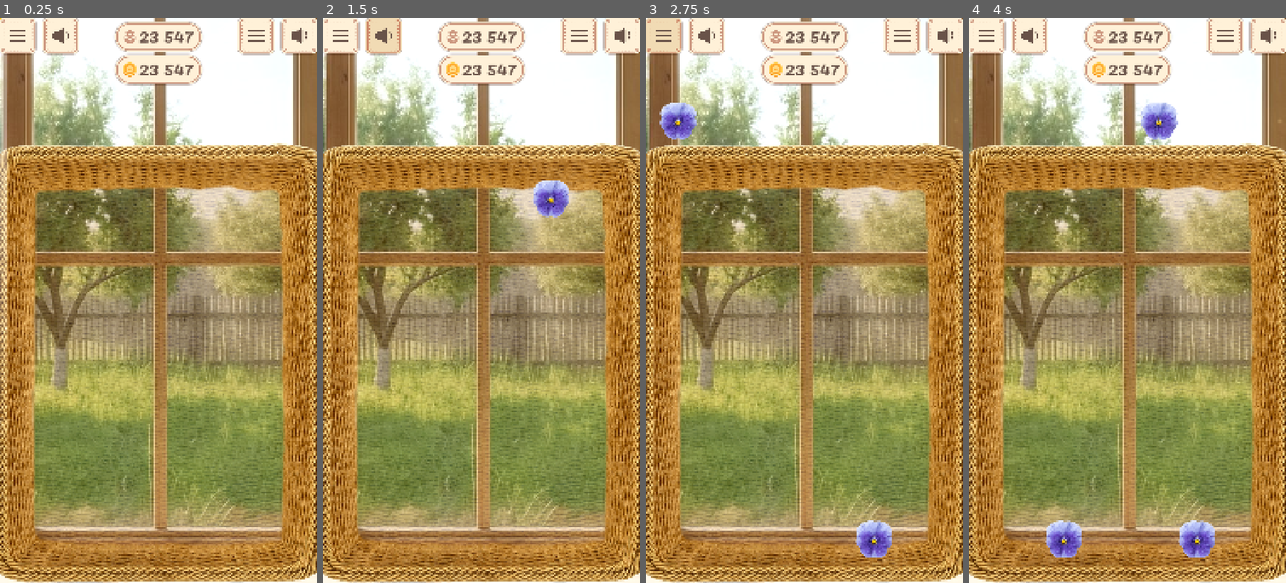
Above: before the commit, frames 1-4 (left to right).
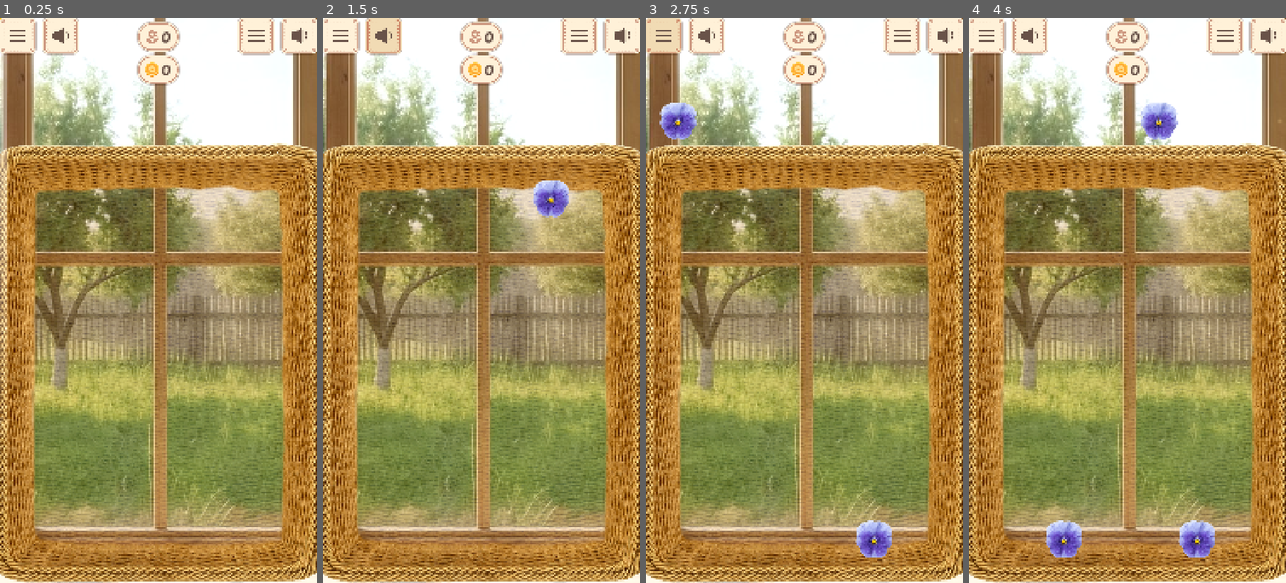
Above: after the commit, the same moments.

Repository: justkuzan/SuikaGame
Game: Godot game, scene res://Core/Level/Level.tscn
Two runs of this game, one before a commit and one after it. Both use one fixed random seed, a clock stepped at 60 frames per second and the inputs below.
Inputs (mouse positions are in pixels of both pictures, inside the frame that each line leads up to):
- Up to frame 1 (0.25 s): no input
- Up to frame 2 (1.5 s): tap Enter at 0.5 s; move the mouse to (551, 272) at 0.52 s; press the mouse at (551, 272) at 0.53 s; release the mouse at (551, 272) at 1.25 s; click (383, 34) at 1.27 s
- Up to frame 3 (2.75 s): click (665, 34) at 2.02 s
- Up to frame 4 (4 s): tap Space at 2.75 s; move the mouse to (1064, 328) at 2.77 s; click (1064, 328) at 2.85 s; move the mouse to (1159, 176) at 3.52 s; press the mouse at (1159, 176) at 3.53 s

The runs differ from the first frame. In frame 1, 2.1% of the frame differs, in the area x 36-64%, y 0-12%; in frame 2, 2.1%; in frame 3, 2.1%; in frame 4, 2.1%.

Commit message:
Added tweens for counters

Diff:
--- a/Core/ScoreManager/ScoreManager.gd
+++ b/Core/ScoreManager/ScoreManager.gd
@@ -4,8 +4,6 @@
 @export var flower_resources: Array[FlowerData] = []
 
 var combo_multiplier: int = 1
-
-#var score_tween: Tween
 
 
 func _ready() -> void:
@@ -29,16 +27,3 @@
 
 func on_combo_updated(_pos: Vector2, _combo_count: int, new_combo_multiplier: int) -> void:
 	combo_multiplier = new_combo_multiplier
-
-
-#func score_animation() -> void:
-	#if score_tween:
-		#score_tween.kill()
-#
-	#$ScoreLabel.scale = Vector2.ONE
-#
-	#score_tween = get_tree().create_tween()
-	#score_tween.set_trans(Tween.TRANS_QUAD).set_ease(Tween.EASE_OUT)
-#
-	#score_tween.tween_property($ScoreLabel, "scale", Vector2(1.25, 1.25), 0.2)
-	#score_tween.tween_property($ScoreLabel, "scale", Vector2.ONE, 0.2)
--- a/DataClasses/FlowerData.gd
+++ b/DataClasses/FlowerData.gd
@@ -17,10 +17,3 @@
 @export var next_level: FlowerData
 @export var sprite: Texture2D
 @export var petal_sprite: Texture2D
-
-#Flowers drop percentage table:
-#1 lvl - 40
-#2 lvl - 30
-#3 lvl - 20
-#4 lvl - 10
-#5 lvl - 3
--- a/Resources/Flowers/Flower_lvl_1.tres
+++ b/Resources/Flowers/Flower_lvl_1.tres
@@ -7,6 +7,8 @@
 
 [resource]
 script = ExtResource("1_0fi5r")
+score_value = 10
+coin_value = 1
 mass = 0.1
 collision_radius = 62.0
 drop_rate = 40.0
--- a/Resources/Flowers/Flower_lvl_10.tres
+++ b/Resources/Flowers/Flower_lvl_10.tres
@@ -7,6 +7,8 @@
 [resource]
 script = ExtResource("1_u12i1")
 lvl = 10
+score_value = 100
+coin_value = 10
 mass = 8.38
 collision_radius = 138.0
 sprite = ExtResource("2_5o4ho")
--- a/Resources/Flowers/Flower_lvl_2.tres
+++ b/Resources/Flowers/Flower_lvl_2.tres
@@ -8,6 +8,8 @@
 [resource]
 script = ExtResource("1_xuv68")
 lvl = 2
+score_value = 20
+coin_value = 2
 mass = 0.16
 collision_radius = 66.0
 drop_rate = 30.0
--- a/Resources/Flowers/Flower_lvl_3.tres
+++ b/Resources/Flowers/Flower_lvl_3.tres
@@ -8,6 +8,8 @@
 [resource]
 script = ExtResource("1_1h4e2")
 lvl = 3
+score_value = 30
+coin_value = 3
 mass = 0.27
 collision_radius = 75.0
 drop_rate = 20.0
--- a/Resources/Flowers/Flower_lvl_4.tres
+++ b/Resources/Flowers/Flower_lvl_4.tres
@@ -8,6 +8,8 @@
 [resource]
 script = ExtResource("1_hpuk5")
 lvl = 4
+score_value = 40
+coin_value = 4
 mass = 0.44
 collision_radius = 80.0
 drop_rate = 10.0
--- a/Resources/Flowers/Flower_lvl_5.tres
+++ b/Resources/Flowers/Flower_lvl_5.tres
@@ -8,6 +8,8 @@
 [resource]
 script = ExtResource("1_lvvy3")
 lvl = 5
+score_value = 50
+coin_value = 5
 mass = 0.72
 collision_radius = 90.0
 drop_rate = 2.5
--- a/Resources/Flowers/Flower_lvl_6.tres
+++ b/Resources/Flowers/Flower_lvl_6.tres
@@ -8,6 +8,8 @@
 [resource]
 script = ExtResource("1_f5cal")
 lvl = 6
+score_value = 60
+coin_value = 6
 mass = 1.18
 collision_radius = 98.0
 next_level = ExtResource("1_f4oew")
--- a/Resources/Flowers/Flower_lvl_7.tres
+++ b/Resources/Flowers/Flower_lvl_7.tres
@@ -8,6 +8,8 @@
 [resource]
 script = ExtResource("1_slg71")
 lvl = 7
+score_value = 70
+coin_value = 7
 mass = 1.93
 collision_radius = 110.0
 next_level = ExtResource("1_qe8pm")
--- a/Resources/Flowers/Flower_lvl_8.tres
+++ b/Resources/Flowers/Flower_lvl_8.tres
@@ -8,6 +8,8 @@
 [resource]
 script = ExtResource("1_olgat")
 lvl = 8
+score_value = 80
+coin_value = 8
 mass = 3.15
 collision_radius = 119.0
 next_level = ExtResource("1_5i2vo")
--- a/Resources/Flowers/Flower_lvl_9.tres
+++ b/Resources/Flowers/Flower_lvl_9.tres
@@ -8,6 +8,8 @@
 [resource]
 script = ExtResource("1_tjhul")
 lvl = 9
+score_value = 90
+coin_value = 9
 mass = 5.14
 collision_radius = 131.0
 next_level = ExtResource("1_c0kdw")
--- a/UI/InGameUI.tscn
+++ b/UI/InGameUI.tscn
@@ -102,6 +102,7 @@
 theme_override_constants/margin_top = -14
 
 [node name="Counter-Label" type="Label" parent="InGameUI/General-Margin/Top-HBox/CenterCounters-VBox/Counter-Margin/Text+Icon-Margin/Counter-HBox/Counter-VBox/Negative-Margin" unique_id=63904488]
+unique_name_in_owner = true
 layout_mode = 2
 text = "23 547"
 label_settings = ExtResource("5_qabgy")
@@ -146,7 +147,8 @@
 size_flags_horizontal = 3
 theme_override_constants/margin_top = -14
 
-[node name="Counter-Label" type="Label" parent="InGameUI/General-Margin/Top-HBox/CenterCounters-VBox/Coins-Margin2/Text+Icon-Margin/Counter-HBox/Counter-VBox/Negative-Margin" unique_id=873039949]
+[node name="Coins-Label" type="Label" parent="InGameUI/General-Margin/Top-HBox/CenterCounters-VBox/Coins-Margin2/Text+Icon-Margin/Counter-HBox/Counter-VBox/Negative-Margin" unique_id=873039949]
+unique_name_in_owner = true
 layout_mode = 2
 text = "23 547"
 label_settings = ExtResource("5_qabgy")
--- a/UI/InGameUi.gd
+++ b/UI/InGameUi.gd
@@ -1,15 +1,43 @@
 extends CanvasLayer
+class_name InGameUI
+
+@export var animation_duration: float = 0.3
+
+@onready var counter_label: Label = %"Counter-Label"
+@onready var coins_label: Label = %"Coins-Label"
 
 
-func music_switch() -> void:
-	pass
+func _ready() -> void:
+	SignalBus.score_changed.connect(on_score_changed)
+	SignalBus.coins_changed.connect(on_coins_changed)
+
+	counter_label.text = str(GameManager.total_score)
+	coins_label.text = str(GameManager.total_coins)
 
 
-func _on_button_toggled(toggled_on: bool) -> void:
-	#if toggled_on:
-		#AudioManager.music.stop()
-#
-	#if toggled_on == false:
-		#AudioManager.music.play()
+# Универсальная функция для "тиканья" цифр и пульсации
+func animate_value(label: Label, new_val: int) -> void:
+	var old_val = int(label.text)
 
-	AudioManager.music.stream_paused = toggled_on
+	# Создаем твин
+	var tween = create_tween().set_parallel(true).set_trans(Tween.TRANS_QUAD).set_ease(Tween.EASE_OUT)
+
+	# 1. Анимируем цифры (через лямбда-функцию)
+	tween.tween_method(func(v): label.text = str(v), old_val, new_val, animation_duration)
+
+	# 2. Дизайнерская пульсация (Scale)
+	label.pivot_offset = label.size / 2 # Чтобы увеличивался из центра
+
+	# Сначала увеличиваем
+	var pulse_tween = create_tween()
+	pulse_tween.tween_property(label, "scale", Vector2(1.15, 1.15), animation_duration / 2)
+	pulse_tween.tween_property(label, "scale", Vector2.ONE, animation_duration / 2)
+
+
+# Обработчики сигналов
+func on_score_changed(score: int) -> void:
+	animate_value(counter_label, score)
+
+
+func on_coins_changed(coins: int) -> void:
+	animate_value(coins_label, coins)
Binary file changed: UI/ButtonThemes/IconButton/icon_bg_default.png
Binary file changed: UI/ButtonThemes/IconButton/icon_bg_hover.png
Binary file changed: UI/ButtonThemes/IconButton/icon_bg_pressed.png
Binary file changed: UI/Icons/icon-coin.png
Binary file changed: UI/Icons/icon-flower.png
Binary file changed: UI/Icons/icon-menu.png
Binary file changed: UI/Icons/icon-sound.png
Binary file changed: UI/Panels/panel_bg_default.png
